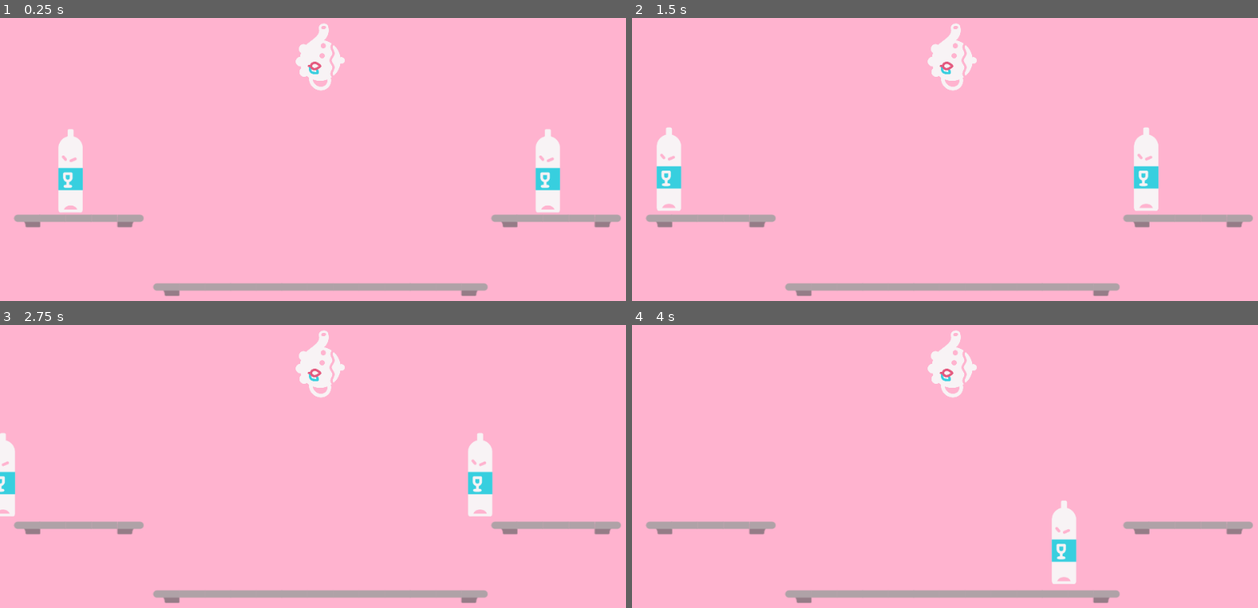
Above: before the commit, frames 1-4 (two rows, left to right).
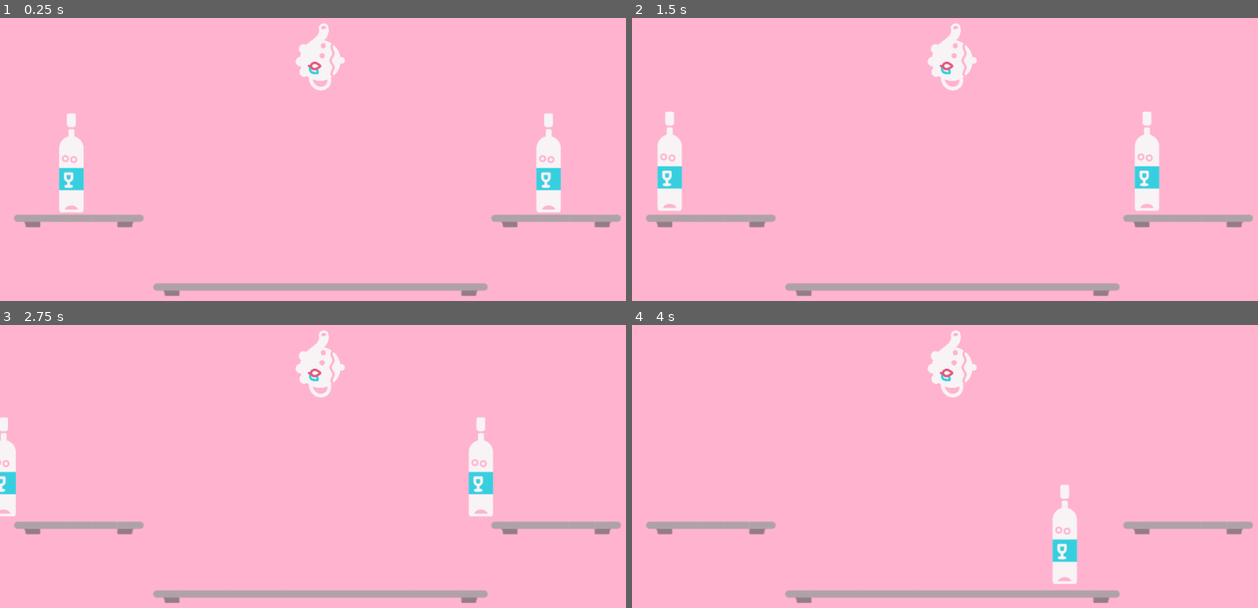
Above: after the commit, the same moments.

Repository: TrueNarwhak/Glassware
Game: Godot game, scene res://rooms/stages/StageChampaignIsland.tscn
Two runs of this game, one before a commit and one after it. Both use one fixed random seed, a clock stepped at 60 frames per second and the inputs below. This scene is started directly instead of the project's main scene.
Inputs (mouse positions are in pixels of both pictures, inside the frame that each line leads up to):
- Up to frame 1 (0.25 s): no input
- Up to frame 2 (1.5 s): tap Enter (ui_accept) at 0.5 s; move the mouse to (1088, 111) at 0.52 s; hold D (move_right) from 0.53 s (still down); click (1088, 111) at 0.6 s; tap Space (jump) at 0.77 s; move the mouse to (819, 148) at 1.27 s; click (819, 148) at 1.35 s
- Up to frame 3 (2.75 s): tap Space (jump) at 1.52 s; move the mouse to (381, 358) at 2.02 s; release D (move_right) at 2.03 s; hold A (move_left) from 2.03 s (still down); click (381, 358) at 2.1 s
- Up to frame 4 (4 s): move the mouse to (919, 508) at 2.77 s; release A (move_left) at 2.78 s; hold D (move_right) from 2.78 s (still down); click (919, 508) at 2.85 s; tap Space (jump) at 3.02, 3.77 s; move the mouse to (1139, 489) at 3.52 s; click (1139, 489) at 3.6 s

The runs differ from the first frame. In frame 1, 0.5% of the frame differs, in the area x 9-90%, y 33-69%; in frame 2, 0.5%, in the area x 3-85%, y 33-68%; in frame 3, 0.4%; in frame 4, 0.3%.
Error in both runs: Attempt to call function 'get_global_position' in base 'null instance' on a null instance. (res://objects/foes/Champaign.gd:42)

Commit message:
Champaign fix

Diff:
--- a/Glass Like/objects/Player.gd
+++ b/Glass Like/objects/Player.gd
@@ -30,7 +30,7 @@
 
 # ------------------------------------ #
 
-var inventory = ["tnt"]
+var inventory = []
 
 export var mushroom_force = 800
 export var frog_jump = 400
--- a/Glass Like/objects/foes/Champaign.gd
+++ b/Glass Like/objects/foes/Champaign.gd
@@ -80,12 +80,12 @@
 
 
 func _on_ActivationArea_body_entered(body):
-	if body.is_in_group("Player"):
+	if body.is_in_group("Player") and body.is_physics_processing():
 		$KinematicBody2D/ExplodeTimer.start()
 		$KinematicBody2D/JumpTimer.stop()
 
-	bottle_sprite.play("Explode")
-	label_sprite.play("Explode")
+		bottle_sprite.play("Explode")
+		label_sprite.play("Explode")
 
 
 func _on_ExplodeTimer_timeout():
--- a/Glass Like/objects/foes/ChampaignExplosion.gd
+++ b/Glass Like/objects/foes/ChampaignExplosion.gd
@@ -15,5 +15,10 @@
 
 
 func _on_ChampaignExplosion_body_entered(body):
+	var this_body = body.get_parent()
+
 	if body.is_in_group("Player"):
 		body.shatter()
+
+	if this_body.is_in_group("Enemies"):
+		this_body.survive -= 1
